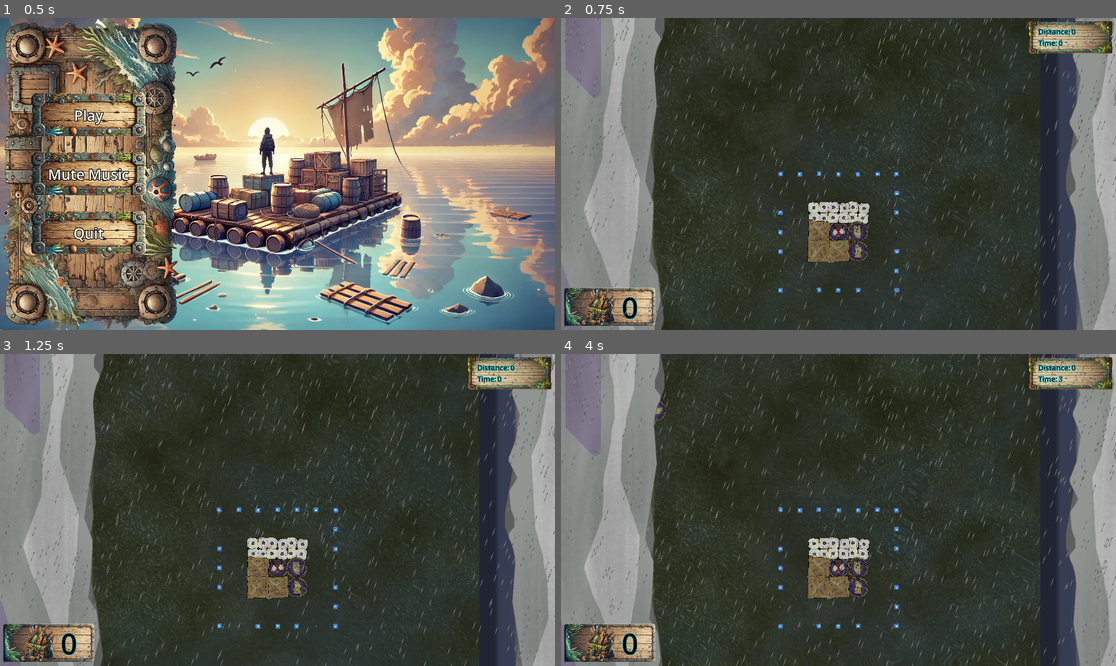
Above: before the commit, frames 1-4 (two rows, left to right).
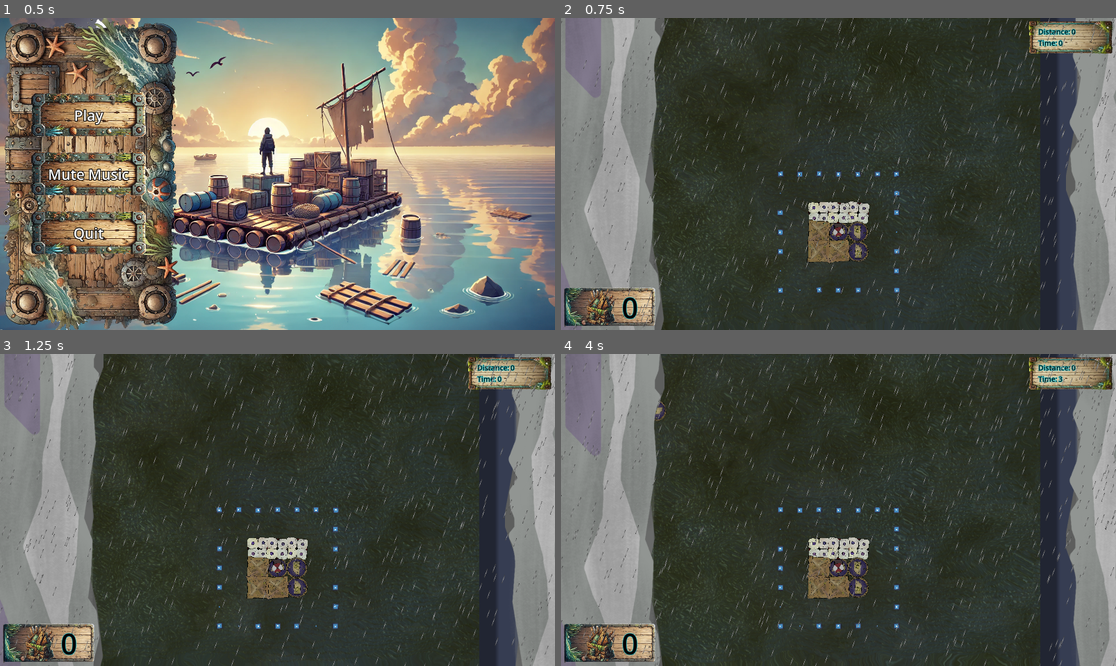
Above: after the commit, the same moments.

Repository: ARCsweden/GameJam2024FallA
Game: Godot game, scene res://UI/main_menu.tscn
The game is run twice, just before and just after one commit, with the same random seed, the same clock (stepped at 60 frames per second) and the same inputs. The engine's default icon, where the game draws it, is replaced by a stand-in: a white triangle on a blue panel in a dark square.
Inputs (mouse positions are in pixels of both pictures, inside the frame that each line leads up to):
- Up to frame 1 (0.5 s): no input
- Up to frame 2 (0.75 s): click "Play" at 0.5 s
- Up to frame 3 (1.25 s): no input
- Up to frame 4 (4 s): tap Enter (DebugRebuild) at 1.25 s; move the mouse to (960, 494) at 1.27 s; click (960, 494) at 1.42 s; move the mouse to (727, 525) at 2.02 s; click (727, 525) at 2.17 s; move the mouse to (894, 441) at 2.77 s; click (894, 441) at 2.92 s; move the mouse to (810, 572) at 3.52 s; click (810, 572) at 3.67 s

Frame 1 is identical in both runs. In frame 2, 3.2% of the frame differs, in the area x 0-100%, y 0-100%; in frame 3, 3.2%; in frame 4, 3.4%.

Commit message:
More rain polish

Diff:
--- a/dontdrowntogether/Scenes/game.tscn
+++ b/dontdrowntogether/Scenes/game.tscn
@@ -27,7 +27,7 @@
 [node name="Rain" type="CPUParticles2D" parent="HUD"]
 position = Vector2(950, -400)
 rotation = 0.349066
-amount = 2000
+amount = 4000
 lifetime = 2.0
 preprocess = 2.0
 speed_scale = 2.0
@@ -37,7 +37,7 @@
 draw_order = 1
 texture = SubResource("GradientTexture2D_lt1tr")
 emission_shape = 3
-emission_rect_extents = Vector2(1500, 5)
+emission_rect_extents = Vector2(3000, 5)
 direction = Vector2(0, 1)
 spread = 0.0
 initial_velocity_min = 200.0
